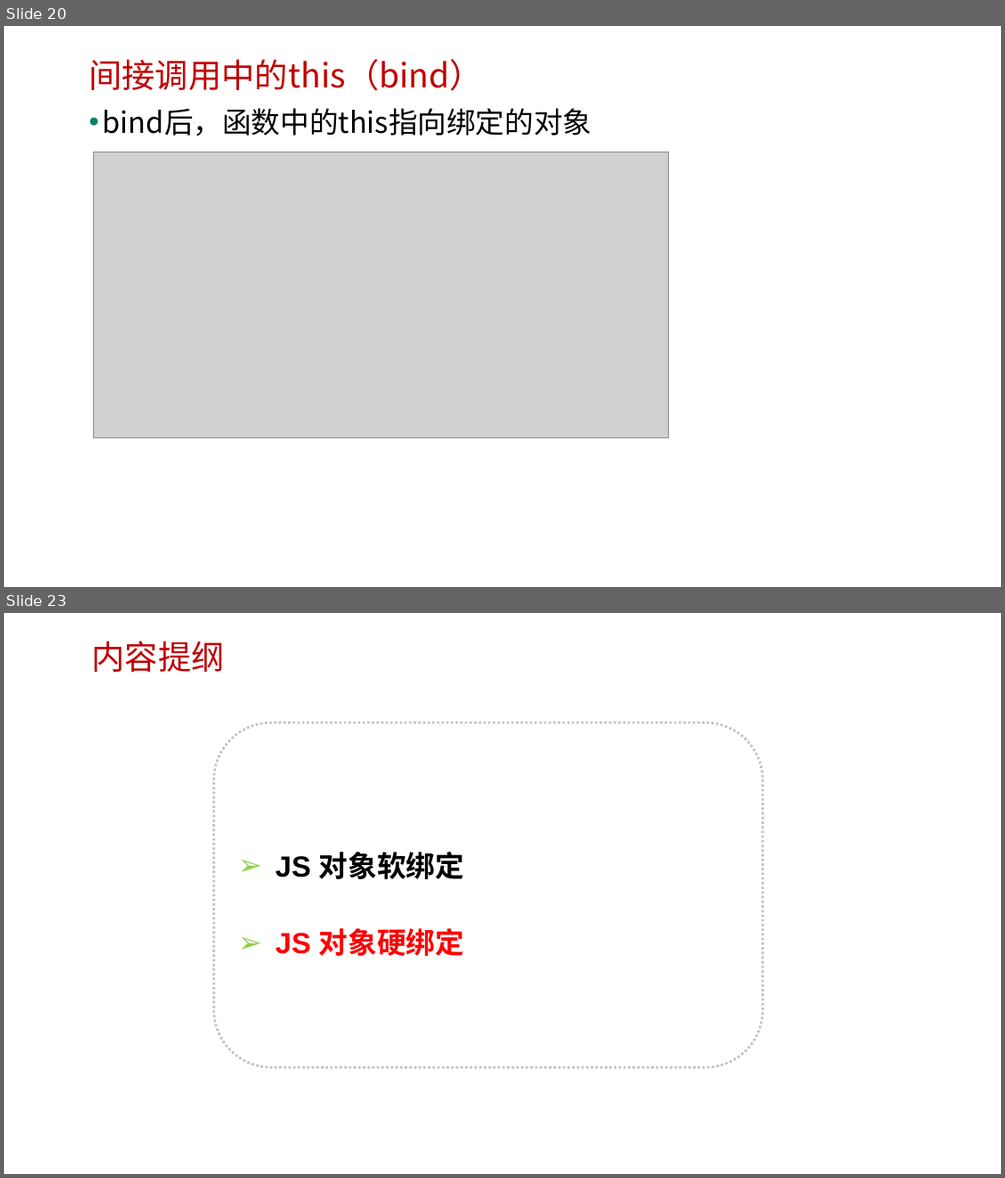
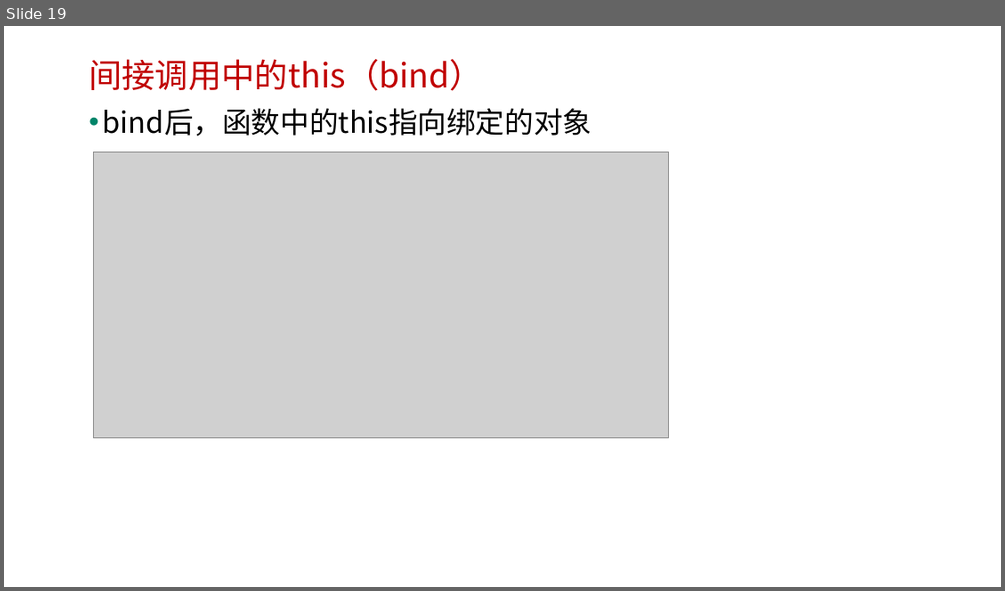
Before and after one commit to edu2act/course-javascript-advanced, a slide deck: 课程PPT/08.JavaScript面向对象编程 二.pptx. Shown one above the other, each under a label of ours: slides 20 and 23 before the commit, slide 19 after it; the slides between them are not shown. The pictures are 1005x1178 and 1005x591 pixels, drawn with LibreOffice and Linux fonts; fonts in the diff are those of the drawing; grey boxes stand for pictures; background and template pictures are left out. Boxes give left, top, right and bottom in pixels: in the first picture for what was removed or moved away, otherwise in the second. Text is boxed around its words. In the diff, an @@ line names an element or a change of style, - is before the commit and + after.

```diff
--- a/课程PPT/08.JavaScript面向对象编程 二.pptx
+++ b/课程PPT/08.JavaScript面向对象编程 二.pptx
@@ slide 23 removed at [4,613,1001,1174], background picture (left out) @@
@@ text removed at [91,641,224,672] @@
-内容提纲
@@ rounded rectangle removed at [214,723,763,1068] @@
-➢ JS 对象软绑定
-➢ JS 对象硬绑定
@@ what was slide 20 is now slide 19 @@
```
Also in this commit, not shown: 4 other slides removed, 1 other file.
